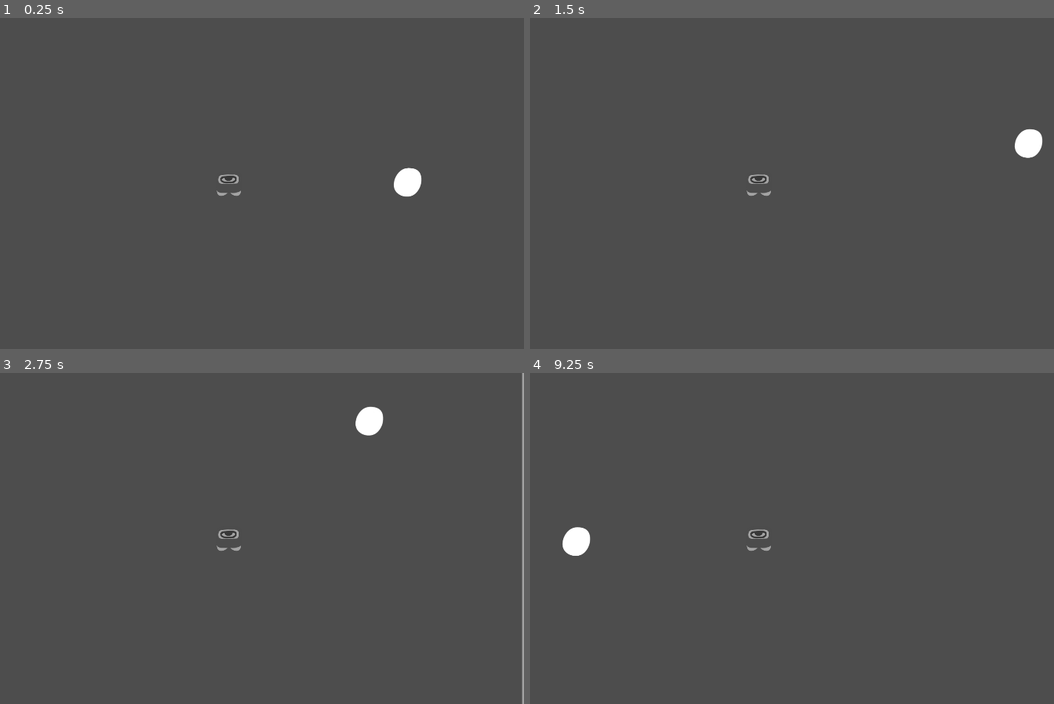
Above: before the commit, frames 1-4 (two rows, left to right).
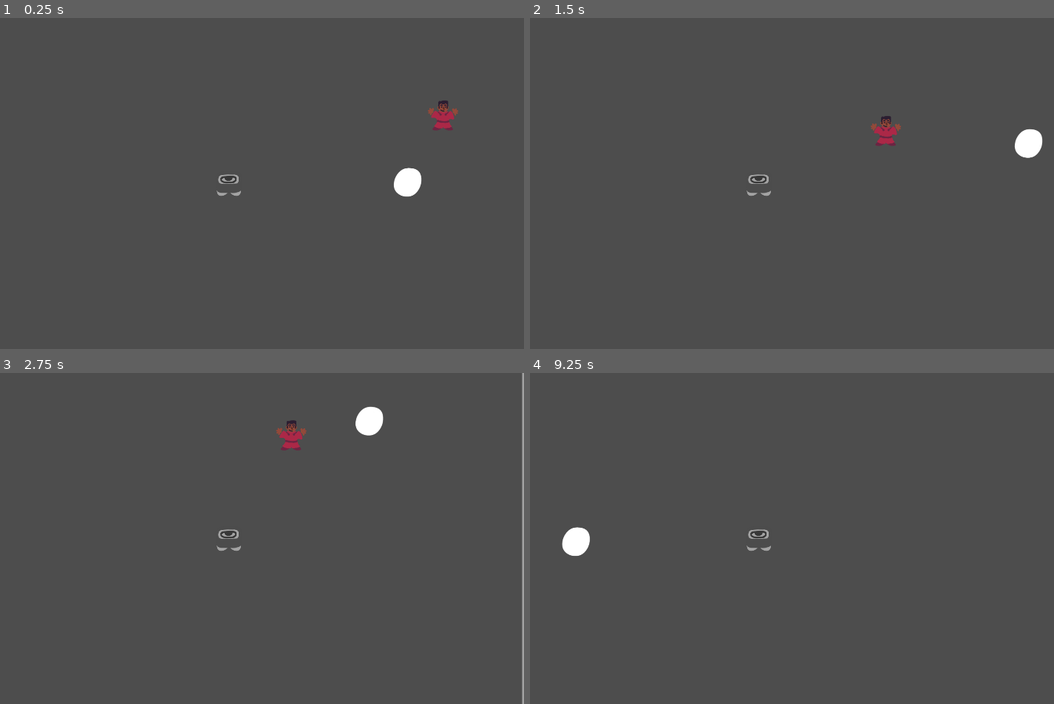
Above: after the commit, the same moments.

Repository: Hangover-Sunshine/KATAMARI-MEATBALL
Game: Godot game, scene res://scenes/CatamariTest.tscn
The game is run twice, just before and just after one commit, with the same random seed, the same clock (stepped at 60 frames per second) and the same inputs. This scene is started directly instead of the project's main scene.
Inputs (mouse positions are in pixels of both pictures, inside the frame that each line leads up to):
- Up to frame 1 (0.25 s): no input
- Up to frame 2 (1.5 s): move the mouse to (886, 166) at 0.52 s; hold D (WalkRight) 0.53-1.28 s; click (886, 166) at 0.67 s; move the mouse to (640, 200) at 1.27 s; hold S (WalkDown) from 1.28 s (still down)
- Up to frame 3 (2.75 s): move the mouse to (288, 465) at 2.02 s; release S (WalkDown) at 2.03 s; hold D (WalkRight) from 2.03 s (still down)
- Up to frame 4 (9.25 s): move the mouse to (729, 604) at 2.77 s; release D (WalkRight) at 2.78 s; hold W (WalkUp) 2.78-3.53 s; click (729, 604) at 2.92 s; move the mouse to (933, 588) at 3.52 s; hold A (WalkLeft) 3.53-5.03 s; move the mouse to (582, 488) at 4.27 s; tap Enter at 5, 6.5 s; move the mouse to (786, 538) at 5.02 s; hold S (WalkDown) 5.03-5.78 s; click (786, 538) at 5.17 s; tap Space at 5.75, 7.25 s; move the mouse to (671, 455) at 5.77 s; hold D (WalkRight) 5.78-6.53 s; move the mouse to (886, 521) at 6.52 s; hold W (WalkUp) 6.53-7.28 s; move the mouse to (640, 555) at 7.27 s; hold D (WalkRight) 7.28-8.03 s; click (640, 555) at 7.42 s; move the mouse to (818, 465) at 8.02 s; hold S (WalkDown) 8.03-8.78 s; move the mouse to (729, 604) at 8.77 s; hold A (WalkLeft) from 8.78 s (still down)

The runs differ from the first frame. In frame 1, 0.3% of the frame differs, in the area x 81-88%, y 24-34%; in frame 2, 0.3%; in frame 3, 0.3%, in the area x 52-59%, y 14-24%; in frame 4, less than 0.1%.

Commit message:
basic cultist in, some hardcoded elements that need to be reworked but they run to the ball and jump in or get crushed

Diff:
--- /dev/null
+++ b/prefabs/entities/Cultist.tscn
@@ -0,0 +1,30 @@
+[gd_scene load_steps=5 format=3 uid="uid://p364hgcf8vms"]
+
+[ext_resource type="PackedScene" uid="uid://bjqb4w7t3q0yb" path="res://prefabs/entities/all_character.tscn" id="1_cpoa7"]
+[ext_resource type="Script" path="res://scripts/entity/Cultist.gd" id="1_oplj2"]
+
+[sub_resource type="RectangleShape2D" id="RectangleShape2D_sfimj"]
+size = Vector2(106, 100)
+
+[sub_resource type="CircleShape2D" id="CircleShape2D_pefrn"]
+radius = 135.133
+
+[node name="Cultist" type="CharacterBody2D"]
+collision_layer = 16
+collision_mask = 46
+script = ExtResource("1_oplj2")
+
+[node name="CultistSprite" parent="." instance=ExtResource("1_cpoa7")]
+
+[node name="CollisionShape2D" type="CollisionShape2D" parent="."]
+position = Vector2(-1, 3)
+shape = SubResource("RectangleShape2D_sfimj")
+
+[node name="Sight" type="Area2D" parent="."]
+
+[node name="CollisionShape2D" type="CollisionShape2D" parent="Sight"]
+shape = SubResource("CircleShape2D_pefrn")
+debug_color = Color(0.792157, 0.184314, 0.937255, 0.419608)
+
+[node name="TravelBrain" type="NavigationAgent2D" parent="."]
+target_desired_distance = 150.0
--- a/scenes/CatamariTest.tscn
+++ b/scenes/CatamariTest.tscn
@@ -1,38 +1,34 @@
-[gd_scene load_steps=5 format=3 uid="uid://bv0ku2v7vktrn"]
+[gd_scene load_steps=7 format=3 uid="uid://bv0ku2v7vktrn"]
 
 [ext_resource type="PackedScene" uid="uid://myhbn6a4wked" path="res://prefabs/entities/Player.tscn" id="1_thyqi"]
 [ext_resource type="PackedScene" uid="uid://b2rldqippwrkr" path="res://prefabs/entities/FleshBall.tscn" id="2_2j7s7"]
 [ext_resource type="Texture2D" uid="uid://hqxg4h3orok1" path="res://assets/temporary/Environment_Prototype1.png" id="3_ubkol"]
+[ext_resource type="PackedScene" uid="uid://p364hgcf8vms" path="res://prefabs/entities/Cultist.tscn" id="4_cs0r5"]
+
+[sub_resource type="NavigationPolygon" id="NavigationPolygon_ccia3"]
+vertices = PackedVector2Array(1388, -1080, 1397, 1343, -1005, 1339, -996, -1084)
+polygons = Array[PackedInt32Array]([PackedInt32Array(0, 1, 2, 3)])
+outlines = Array[PackedVector2Array]([PackedVector2Array(-1006, -1095, 1398, -1090, 1408, 1354, -1016, 1349)])
+source_geometry_group_name = &"navigation_polygon_source_group"
 
 [sub_resource type="RectangleShape2D" id="RectangleShape2D_kxqqo"]
 size = Vector2(97, 96)
 
 [node name="CatamariTest" type="Node2D"]
 
+[node name="NavigationRegion2D" type="NavigationRegion2D" parent="."]
+navigation_polygon = SubResource("NavigationPolygon_ccia3")
+
 [node name="Player" parent="." instance=ExtResource("1_thyqi")]
-position = Vector2(4308, 85)
+position = Vector2(23, 85)
 
 [node name="Camera2D" type="Camera2D" parent="Player"]
 
 [node name="FleshBall" parent="." instance=ExtResource("2_2j7s7")]
-position = Vector2(4890, 81)
-
-[node name="DummyBlockout" type="StaticBody2D" parent="."]
-position = Vector2(1714, 130)
-scale = Vector2(1, 4.56)
-collision_layer = 32
-
-[node name="Sprite2D" type="Sprite2D" parent="DummyBlockout"]
-texture = ExtResource("3_ubkol")
-region_enabled = true
-region_rect = Rect2(0, 0, 96, 96)
-
-[node name="CollisionShape2D" type="CollisionShape2D" parent="DummyBlockout"]
-position = Vector2(-0.5, 0)
-shape = SubResource("RectangleShape2D_kxqqo")
+position = Vector2(605, 81)
 
 [node name="DummyBlockout2" type="StaticBody2D" parent="."]
-position = Vector2(5745, 130)
+position = Vector2(1460, 130)
 scale = Vector2(1, 25.68)
 collision_layer = 32
 
@@ -46,7 +42,7 @@
 shape = SubResource("RectangleShape2D_kxqqo")
 
 [node name="DummyBlockout9" type="StaticBody2D" parent="."]
-position = Vector2(3230, 130)
+position = Vector2(-1055, 130)
 scale = Vector2(1, 25.68)
 collision_layer = 32
 
@@ -60,7 +56,7 @@
 shape = SubResource("RectangleShape2D_kxqqo")
 
 [node name="DummyBlockout10" type="StaticBody2D" parent="."]
-position = Vector2(4485, -1146)
+position = Vector2(200, -1146)
 rotation = 1.5708
 scale = Vector2(1, 26.36)
 collision_layer = 32
@@ -75,7 +71,7 @@
 shape = SubResource("RectangleShape2D_kxqqo")
 
 [node name="DummyBlockout11" type="StaticBody2D" parent="."]
-position = Vector2(4485, 1406)
+position = Vector2(200, 1406)
 rotation = 1.5708
 scale = Vector2(1, 26.6)
 collision_layer = 32
@@ -89,92 +85,8 @@
 position = Vector2(-0.5, 0)
 shape = SubResource("RectangleShape2D_kxqqo")
 
-[node name="DummyBlockout3" type="StaticBody2D" parent="."]
-position = Vector2(1254, -435)
-rotation = 1.5708
-scale = Vector2(1, 4.56)
-collision_layer = 32
+[node name="Cultist" parent="." instance=ExtResource("4_cs0r5")]
+position = Vector2(753, -199)
 
-[node name="Sprite2D" type="Sprite2D" parent="DummyBlockout3"]
-texture = ExtResource("3_ubkol")
-region_enabled = true
-region_rect = Rect2(0, 0, 96, 96)
-
-[node name="CollisionShape2D" type="CollisionShape2D" parent="DummyBlockout3"]
-position = Vector2(-0.5, 0)
-shape = SubResource("RectangleShape2D_kxqqo")
-
-[node name="DummyBlockout4" type="StaticBody2D" parent="."]
-position = Vector2(1137, 1114)
-rotation = 1.5708
-scale = Vector2(1, 4.56)
-collision_layer = 32
-
-[node name="Sprite2D" type="Sprite2D" parent="DummyBlockout4"]
-texture = ExtResource("3_ubkol")
-region_enabled = true
-region_rect = Rect2(0, 0, 96, 96)
-
-[node name="CollisionShape2D" type="CollisionShape2D" parent="DummyBlockout4"]
-position = Vector2(-0.5, 0)
-shape = SubResource("RectangleShape2D_kxqqo")
-
-[node name="DummyBlockout5" type="StaticBody2D" parent="."]
-position = Vector2(362, 974)
-rotation = 2.35619
-scale = Vector2(1, 4.56)
-collision_layer = 32
-
-[node name="Sprite2D" type="Sprite2D" parent="DummyBlockout5"]
-texture = ExtResource("3_ubkol")
-region_enabled = true
-region_rect = Rect2(0, 0, 96, 96)
-
-[node name="CollisionShape2D" type="CollisionShape2D" parent="DummyBlockout5"]
-position = Vector2(-0.5, 0)
-shape = SubResource("RectangleShape2D_kxqqo")
-
-[node name="DummyBlockout6" type="StaticBody2D" parent="."]
-position = Vector2(362, 974)
-rotation = 2.35619
-scale = Vector2(1, 4.56)
-collision_layer = 32
-
-[node name="Sprite2D" type="Sprite2D" parent="DummyBlockout6"]
-texture = ExtResource("3_ubkol")
-region_enabled = true
-region_rect = Rect2(0, 0, 96, 96)
-
-[node name="CollisionShape2D" type="CollisionShape2D" parent="DummyBlockout6"]
-position = Vector2(-0.5, 0)
-shape = SubResource("RectangleShape2D_kxqqo")
-
-[node name="DummyBlockout7" type="StaticBody2D" parent="."]
-position = Vector2(-98, 469)
-rotation = -0.471239
-scale = Vector2(1, 4.56)
-collision_layer = 32
-
-[node name="Sprite2D" type="Sprite2D" parent="DummyBlockout7"]
-texture = ExtResource("3_ubkol")
-region_enabled = true
-region_rect = Rect2(0, 0, 96, 96)
-
-[node name="CollisionShape2D" type="CollisionShape2D" parent="DummyBlockout7"]
-position = Vector2(-0.5, 0)
-shape = SubResource("RectangleShape2D_kxqqo")
-
-[node name="DummyBlockout8" type="StaticBody2D" parent="."]
-position = Vector2(-179, -116)
-rotation = 0.15708
-scale = Vector2(1, 4.56)
-collision_layer = 32
-
-[node name="Sprite2D" type="Sprite2D" parent="DummyBlockout8"]
-texture = ExtResource("3_ubkol")
-region_enabled = true
-region_rect = Rect2(0, 0, 96, 96)
-
-[node name="CollisionShape2D" type="CollisionShape2D" parent="DummyBlockout8"]
-position = Vector2(-0.5, 0)
-shape = SubResource("RectangleShape2D_kxqqo")
+[node name="Cultist2" parent="." instance=ExtResource("4_cs0r5")]
+position = Vector2(1334, 79)
--- /dev/null
+++ b/scripts/entity/Cultist.gd
@@ -0,0 +1,75 @@
+extends CharacterBody2D
+class_name Cultist
+
+@export var MovementSpeed:float = 300.0
+@export var ConsumptionAddition:float = 5.5
+
+@onready var travel_brain:NavigationAgent2D = $TravelBrain
+
+# TODO: in the spawn system, pass this in -- for now, hardcoded
+@onready var fleshball = $"../FleshBall"
+
+var setup_finished:bool = false
+
+var jump_into_ball:bool = false
+var ball_rolled_over:bool = false
+
+#TODO: replace this
+var jib_time_to_free:float = 4
+
+func _ready():
+	# Godot's start goes from bottom of tree to top, so should be good to go by this point!
+	$CultistSprite.character = 1
+	$CultistSprite.generate_character()
+	call_deferred("_await_set")
+##
+
+func _await_set():
+	await get_tree().physics_frame
+	set_target_position()
+	setup_finished = true
+##
+
+func set_target_position():
+	travel_brain.target_position = fleshball.global_position
+##
+
+func _process(delta):
+	if jump_into_ball:
+		jib_time_to_free -= delta
+		if jib_time_to_free <= 0:
+			queue_free()
+		##
+	##
+
+	if ball_rolled_over:
+		# spawn a flesh/blood particle, disappear
+		queue_free()
+	##
+##
+
+func _physics_process(delta):
+	if jump_into_ball or ball_rolled_over:
+		return
+	##
+
+	if setup_finished and travel_brain.is_navigation_finished()\
+		and global_position.distance_to(fleshball.global_position) > 150:
+		travel_brain.target_position = fleshball.global_position
+	##
+
+	velocity = global_position.direction_to(travel_brain.get_next_path_position()) * MovementSpeed
+	move_and_slide()
+##
+
+func get_consumption_addition():
+	return ConsumptionAddition
+##
+
+func rolled_over():
+	ball_rolled_over = true
+##
+
+func get_absorbed():
+	jump_into_ball = true
+##
--- a/scripts/entity/FleshBall.gd
+++ b/scripts/entity/FleshBall.gd
@@ -19,7 +19,7 @@
 var momentum_loss_timer:float = 0
 
 func _ready():
-	$Influence.collision_mask = 0
+	$Influence.collision_mask = 0b0001_0000
 ##
 
 func _process(delta):
@@ -31,15 +31,13 @@
 		if off:
 			return
 		else:
-			# turn off influence
-			$Influence.collision_mask = 0
+			# turn off influence -- only cultists can be absorbeds
+			$Influence.collision_mask = 0b0001_0000
 			off = true
 			momentum_loss_timer = 0
 			return
 		##
 	elif off:
-		# restart everything!
-		$Influence.collision_mask = 0b0001_1100
 		off = false
 		momentum_loss_timer = MovementLossTime
 	##
@@ -55,7 +53,6 @@
 
 	momentum_loss_timer -= delta
 	if momentum_loss_timer <= 0:
-		print($Influence.collision_mask)
 		momentum_loss_timer = MovementLossTime
 
 		velocity -= velocity * MovementLoss
@@ -76,5 +73,11 @@
 
 # once in, you can never leave :)
 func _on_influence_body_entered(body):
-	print(body)
+	current_consumption += body.get_consumption_addition()
+
+	if velocity.length_squared() > 0:
+		body.rolled_over()
+	else:
+		body.get_absorbed()
+	##
 ##
Not shown: 1 places in prefabs/entities/all_character.tscn that only renumber resources
